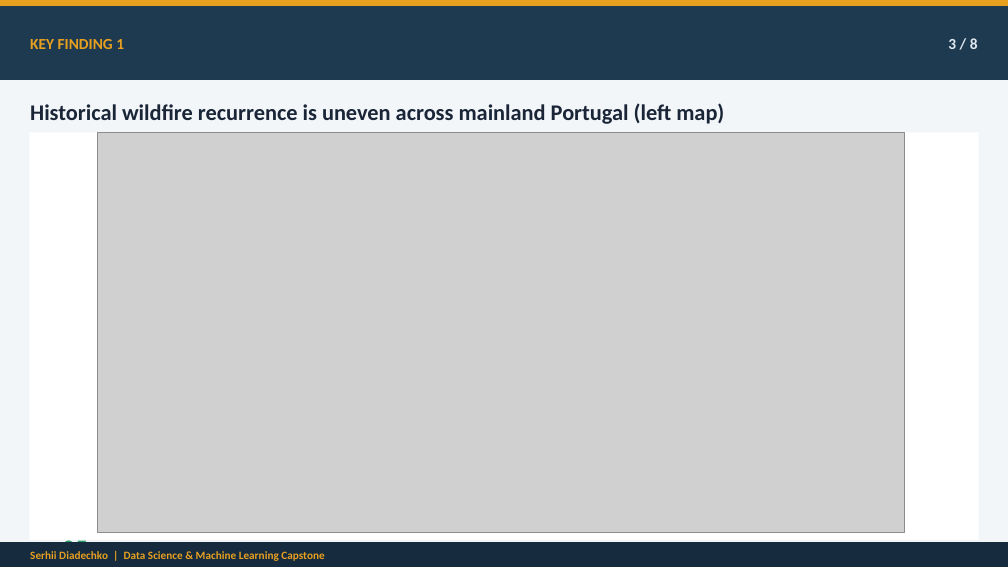
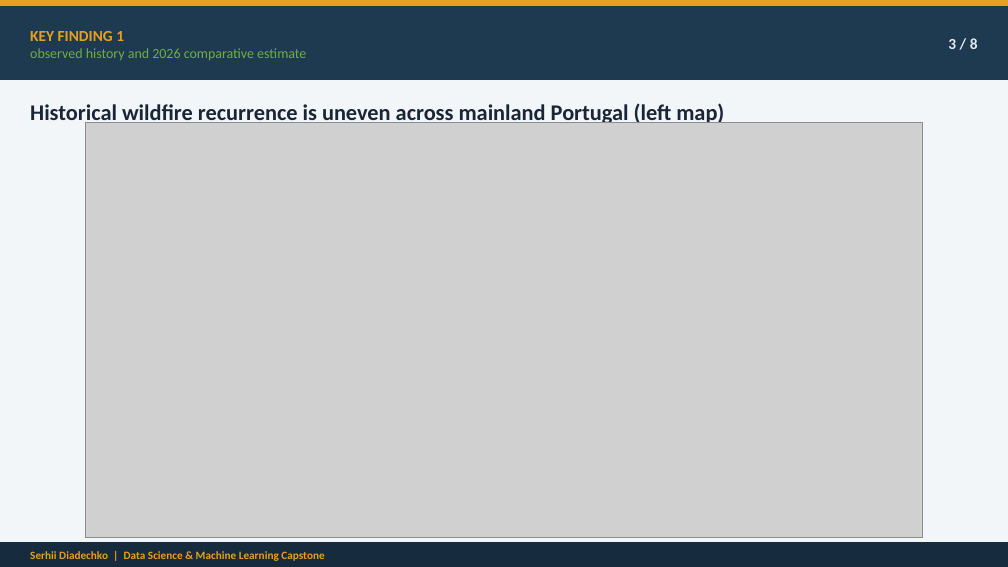
Before and after one commit to serhii-diadechko-git/wildfire_property_screening_portugal, a slide deck: slide 3 of reports/presentation/wildfire_exposure_screening_capstone_final.pptx. Drawn at 1008x567 pixels with LibreOffice and Linux fonts; fonts in the diff are those of the drawing; grey boxes stand for pictures. Boxes give left, top, right and bottom in pixels: in the first picture for what was removed or moved away, otherwise in the second. Text is boxed around its words. In the diff, an @@ line names an element or a change of style, - is before the commit and + after.

```diff
--- a/reports/presentation/wildfire_exposure_screening_capstone_final.pptx
+++ b/reports/presentation/wildfire_exposure_screening_capstone_final.pptx
@@ text at (30, 48, 306, 60): paragraph added @@
+observed history and 2026 comparative estimate
@@ rectangle removed at (29, 132, 979, 539) @@
@@ rectangle removed at (30, 143, 978, 226) @@
@@ picture: place and size @@
-picture at (98, 132, 904, 532)
+picture at (86, 123, 923, 538)
@@ rectangle removed at (30, 234, 978, 317) @@
@@ rectangle removed at (30, 325, 978, 407) @@
@@ rectangle removed at (30, 415, 978, 498) @@
@@ text removed at (62, 536, 88, 559) @@
-05
@@ text removed at (103, 532, 196, 538) @@
-Going over time
```
Also in this commit, not shown: 2 other slides changed.
